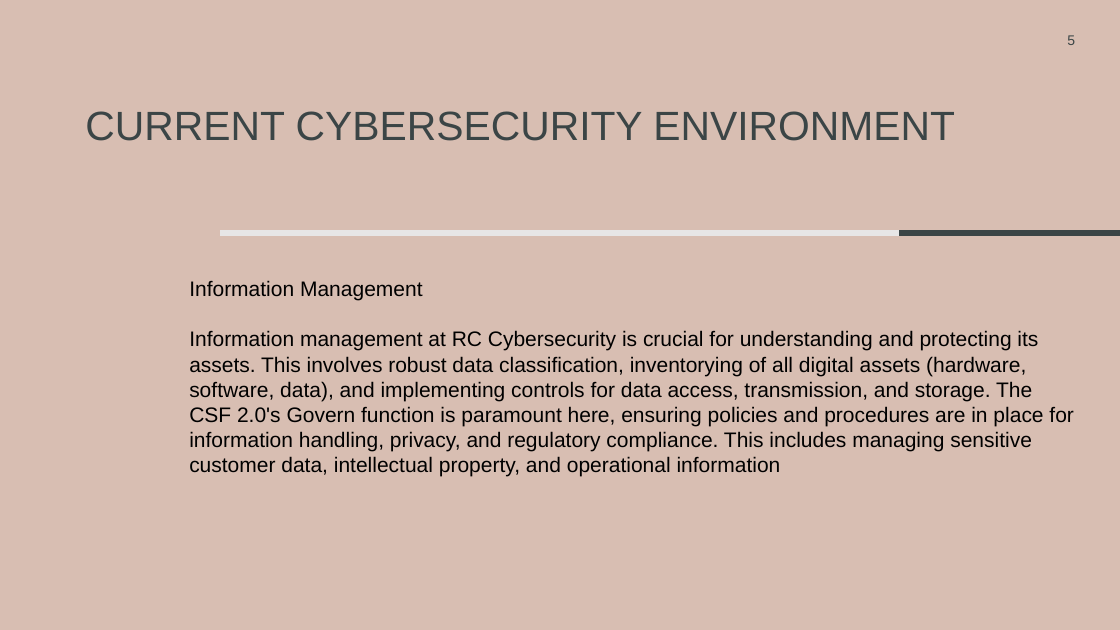
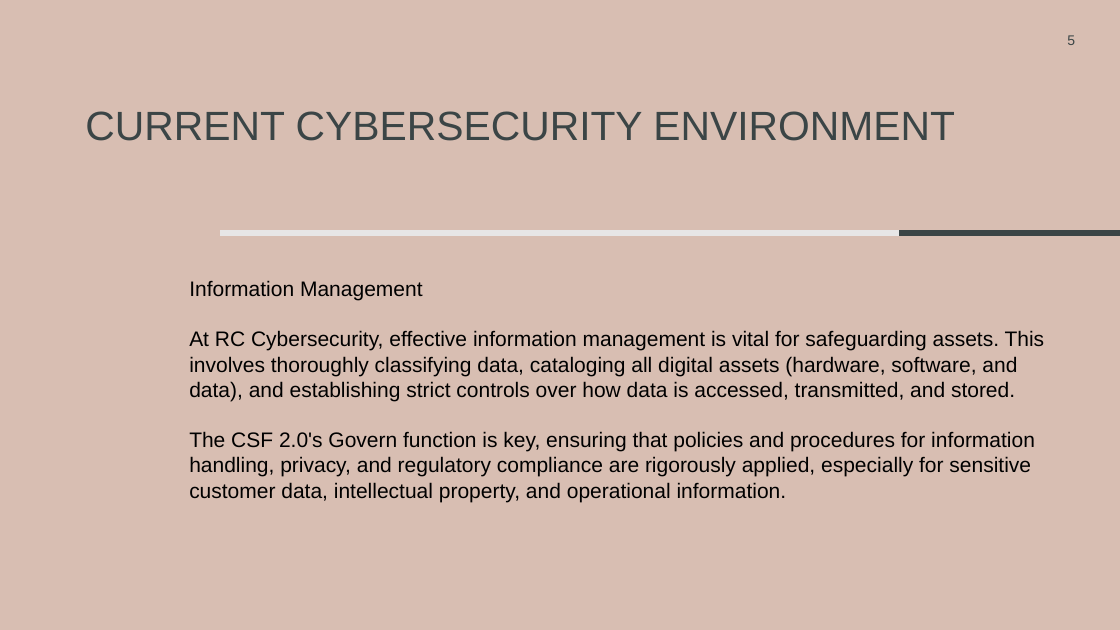
Before and after one commit to rcoon1/GCU-Masters, a slide deck: slide 5 of CYB-690/Topic 2/Security Framework RCoon.pptx. Drawn at 1120x630 pixels with LibreOffice and Linux fonts; fonts in the diff are those of the drawing. Boxes give left, top, right and bottom in pixels: in the first picture for what was removed or moved away, otherwise in the second. Text is boxed around its words. In the diff, an @@ line names an element or a change of style, - is before the commit and + after.

```diff
--- a/CYB-690/Topic 2/Security Framework RCoon.pptx
+++ b/CYB-690/Topic 2/Security Framework RCoon.pptx
@@ text at (x1=189, y1=330, x2=1045, y2=502): text changed @@
-Information management at RC Cybersecurity is crucial for understanding and protecting its assets. This involves robust data classification, inventorying of all digital assets (hardware, software, data), and implementing controls for data access, transmission, and storage. The CSF 2.0's Govern function is paramount here, ensuring policies and procedures are in place for information handling, privacy, and regulatory compliance. This includes managing sensitive customer data, intellectual property, and operational information
+At RC Cybersecurity, effective information management is vital for safeguarding assets. This involves thoroughly classifying data, cataloging all digital assets (hardware, software, and data), and establishing strict controls over how data is accessed, transmitted, and stored.
+The CSF 2.0's Govern function is key, ensuring that policies and procedures for information handling, privacy, and regulatory compliance are rigorously applied, especially for sensitive customer data, intellectual property, and operational information.
```
Also in this commit, not shown: 9 other slides changed, 8 other files.
